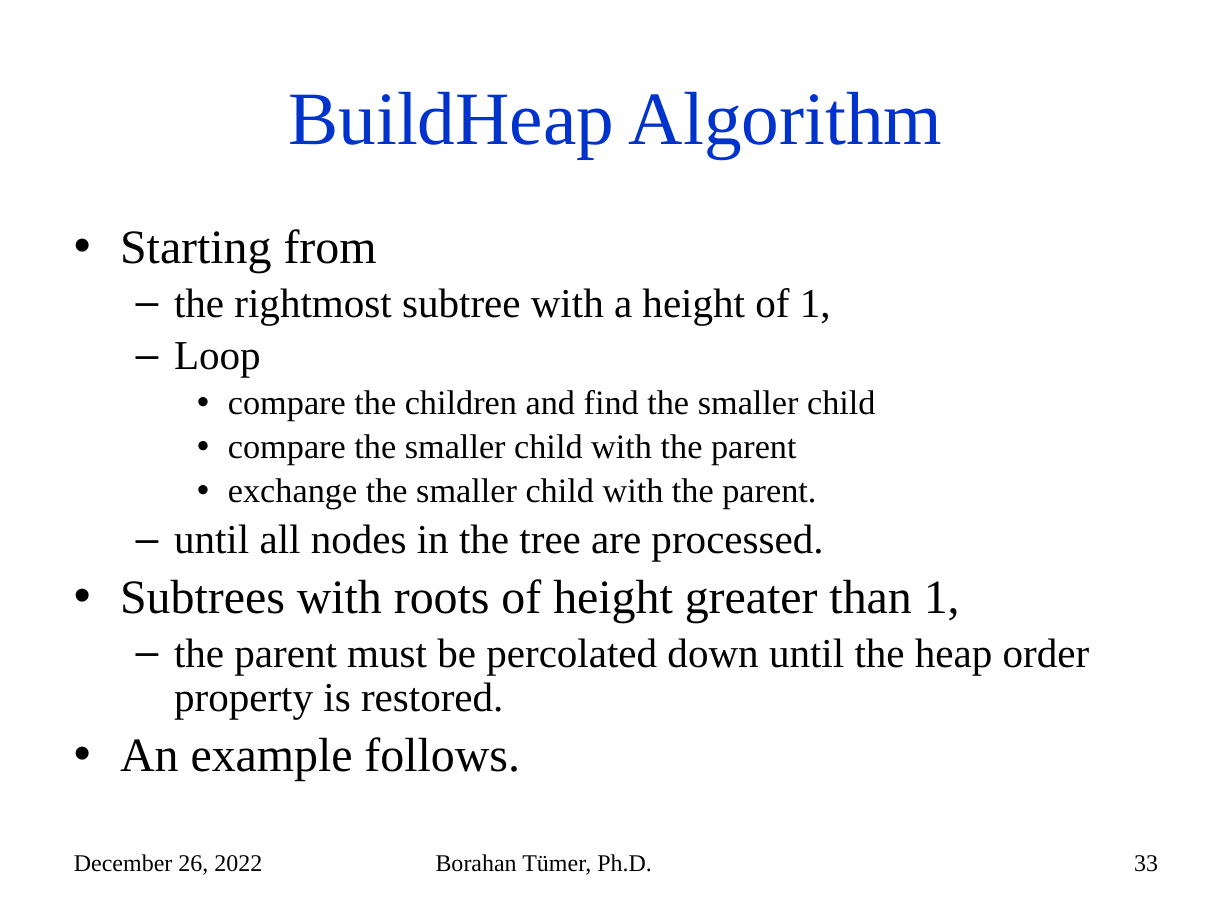
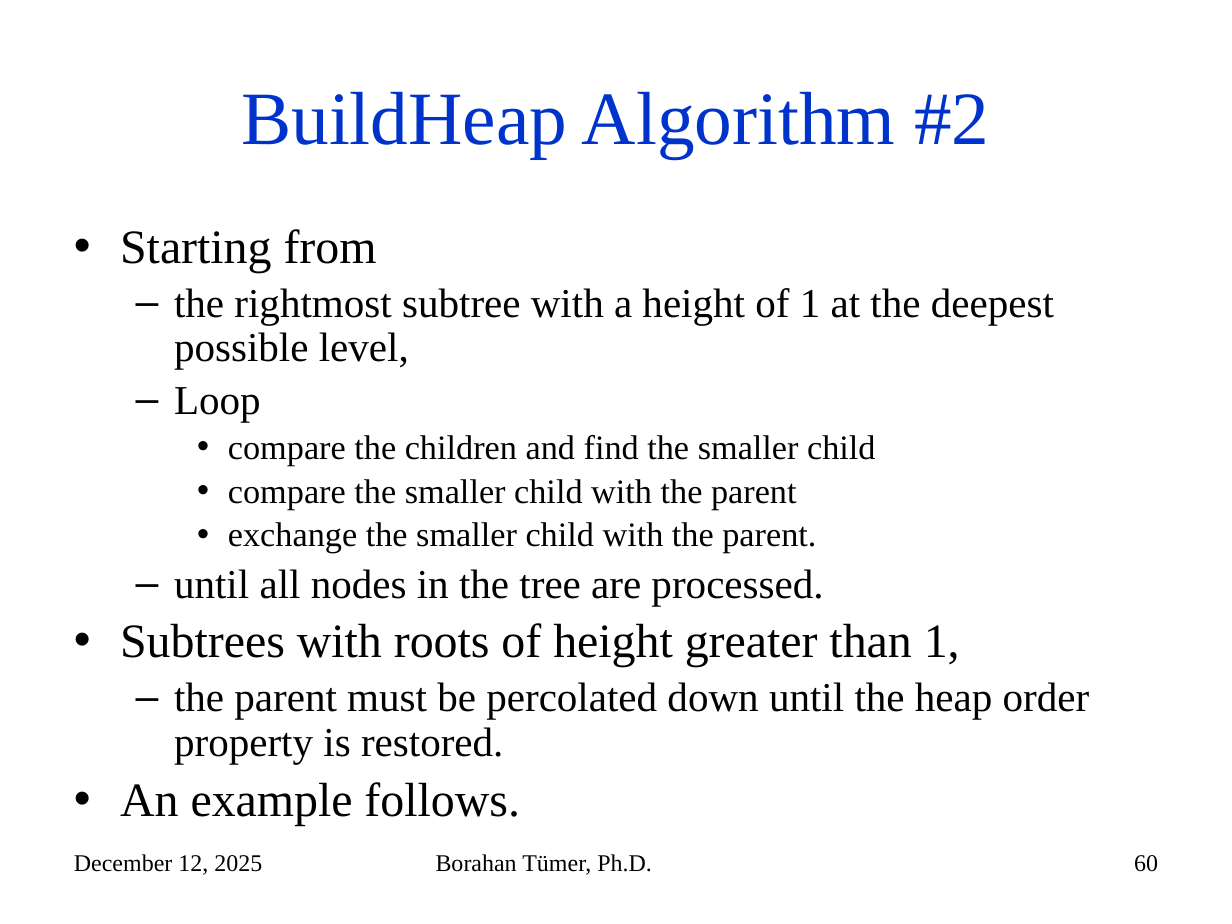
Before and after one commit to mehmetkayacse/cse225, a slide deck: slide 60 of files/Week8.pptx (slide 33 before the commit). Drawn at 1232x924 pixels with LibreOffice and Linux fonts; fonts in the diff are those of the drawing. Boxes give left, top, right and bottom in pixels: in the first picture for what was removed or moved away, otherwise in the second. Text is boxed around its words. In the diff, an @@ line names an element or a change of style, - is before the commit and + after.

```diff
--- a/files/Week8.pptx
+++ b/files/Week8.pptx
@@ title at (241, 91, 989, 158): text changed @@
-BuildHeap Algorithm
+BuildHeap Algorithm #2
@@ text at (174, 288, 1054, 369): text changed @@
-  – the rightmost subtree with a height of 1,
+  – the rightmost subtree with a height of 1 at the deepest possible level,
@@ text at (74, 854, 262, 875): text changed @@
-December 26, 2022
+December 12, 2025
@@ page number at (1134, 855, 1158, 872): text changed @@
-33
+60
```
Also in this commit, not shown: 140 other slides changed, 4 slides added.
